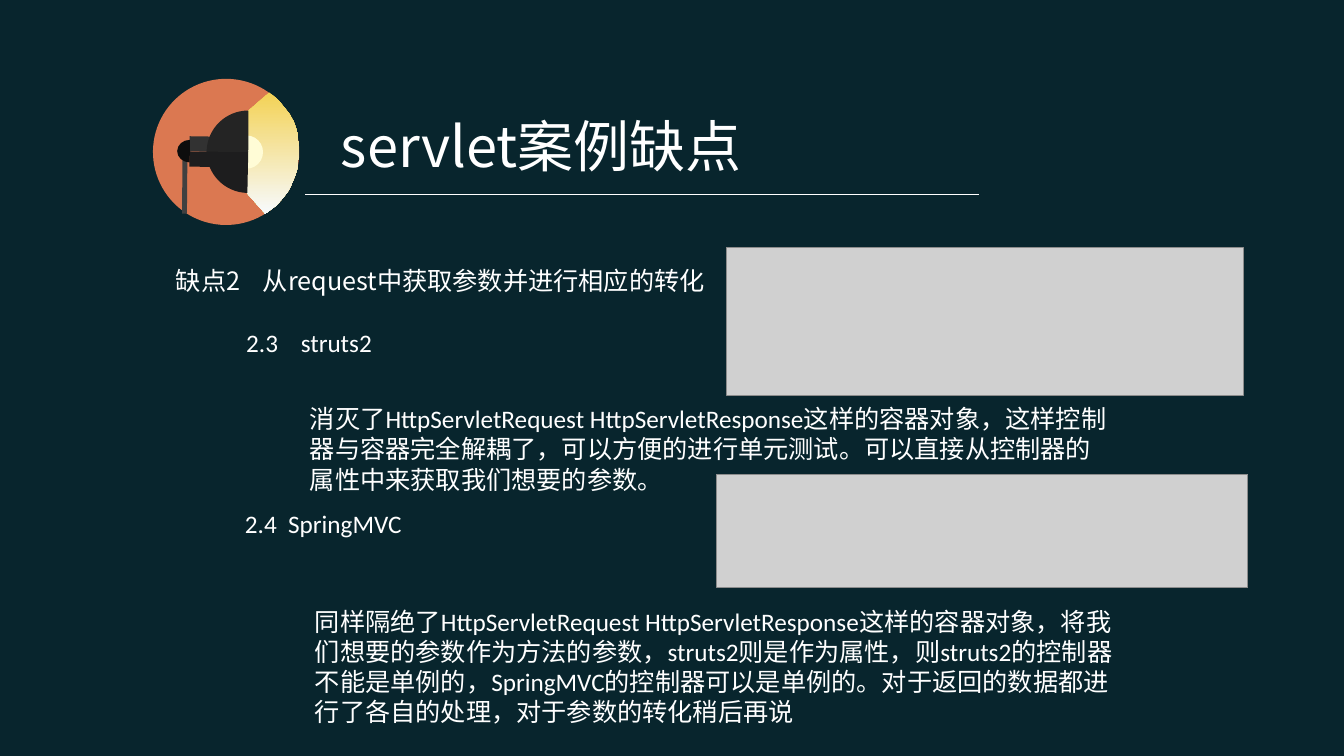
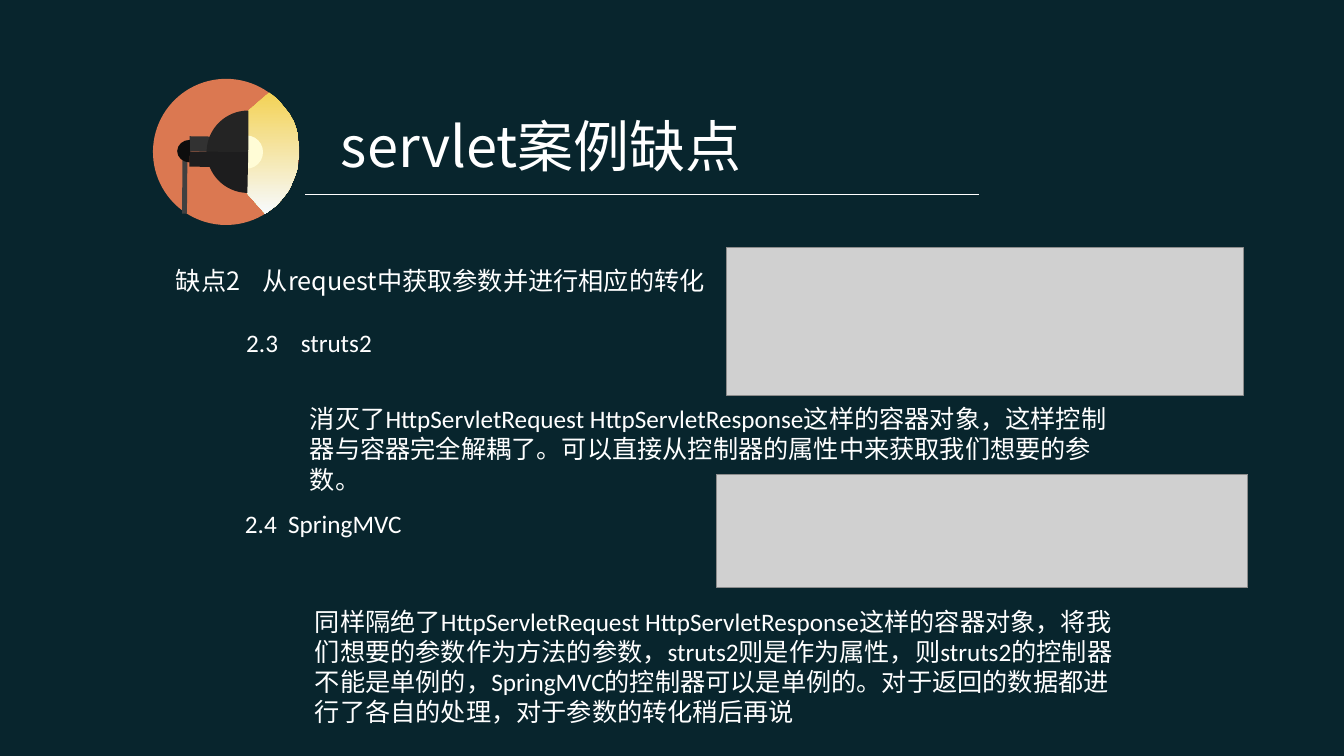
Before and after one commit to pingpangkuangmo/blog, a slide deck: slide 7 of 2015-4/SpringMVC的设计分享.ppt. Drawn at 1344x756 pixels with LibreOffice and Linux fonts; fonts in the diff are those of the drawing; grey boxes stand for pictures. Boxes give left, top, right and bottom in pixels: in the first picture for what was removed or moved away, otherwise in the second. Text is boxed around its words. In the diff, an @@ line names an element or a change of style, - is before the commit and + after.

Commit message:
SpringMVC ppt进行中

```diff
--- a/2015-4/SpringMVC的设计分享.ppt
+++ b/2015-4/SpringMVC的设计分享.ppt
@@ text at (310,406,1106,491): text changed @@
-消灭了HttpServletRequest HttpServletResponse这样的容器对象，这样控制器与容器完全解耦了，可以方便的进行单元测试。可以直接从控制器的属性中来获取我们想要的参数。
+消灭了HttpServletRequest HttpServletResponse这样的容器对象，这样控制器与容器完全解耦了。可以直接从控制器的属性中来获取我们想要的参数。
```
Also in this commit, not shown: 4 other slides changed, 6 slides added, 1 slide removed.
